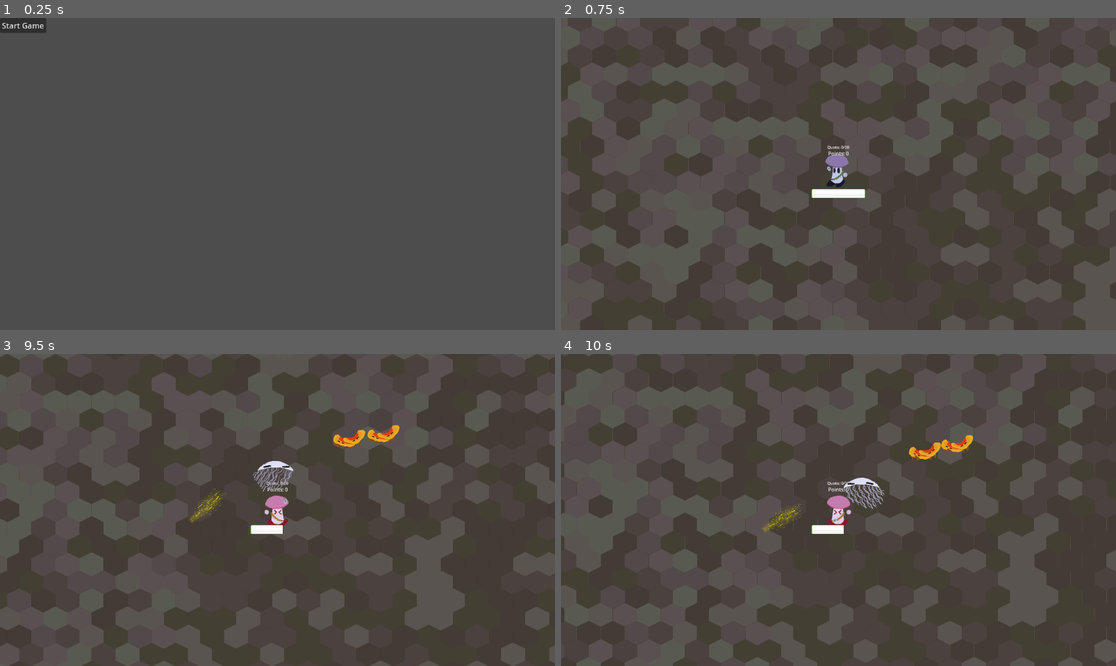
Above: before the commit, frames 1-4 (two rows, left to right).
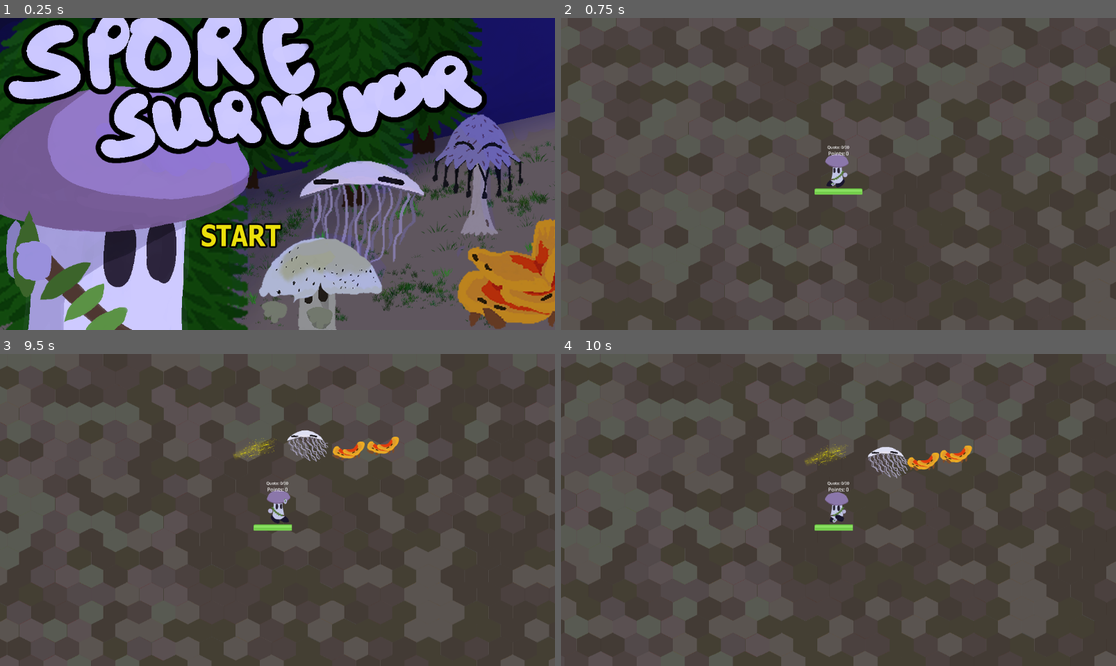
Above: after the commit, the same moments.

Repository: VideoJams/PixelGameJam2025
Game: Godot game, scene res://Scenes/title_screen.tscn
The game is run twice, just before and just after one commit, with the same random seed, the same clock (stepped at 60 frames per second) and the same inputs.
Inputs (mouse positions are in pixels of both pictures, inside the frame that each line leads up to; where the layout moved, square brackets give the same spot in the first picture):
- Up to frame 1 (0.25 s): no input
- Up to frame 2 (0.75 s): click (799, 236) [583, 24] at 0.5 s
- Up to frame 3 (9.5 s): tap Enter at 1.25 s; move the mouse to (399, 494) at 1.27 s; hold D (right) 1.28-2.03 s; click (399, 494) at 1.42 s; move the mouse to (166, 525) at 2.02 s; hold S (down) 2.03-2.78 s; move the mouse to (333, 441) at 2.77 s; hold D (right) 2.78-3.53 s; move the mouse to (249, 572) at 3.52 s; hold W (up) 3.53-4.28 s; click (249, 572) at 3.67 s; move the mouse to (444, 556) at 4.27 s; hold A (left) 4.28-5.78 s; move the mouse to (111, 463) at 5.02 s; move the mouse to (305, 510) at 5.77 s; hold S (down) 5.78-6.53 s; click (305, 510) at 5.92 s; move the mouse to (194, 432) at 6.52 s; hold D (right) 6.53-7.28 s; move the mouse to (399, 494) at 7.27 s; hold W (up) 7.28-8.03 s; move the mouse to (166, 525) at 8.02 s; hold D (right) 8.03-8.78 s; click (166, 525) at 8.17 s; move the mouse to (333, 441) at 8.77 s; hold S (down) from 8.78 s (still down)
- Up to frame 4 (10 s): move the mouse to (810, 572) at 9.52 s; release S (down) at 9.53 s; hold A (left) from 9.53 s (still down)

The runs differ from the first frame. In frame 1, 85% of the frame differs, in the area x 0-100%, y 0-100%; in frame 2, 0.3%; in frame 3, 20%; in frame 4, 20%.

Commit message:
Fix some game freeze things and change some UI things

Diff:
--- a/Scenes/enemy.tscn
+++ b/Scenes/enemy.tscn
@@ -1,7 +1,7 @@
 [gd_scene load_steps=3 format=3 uid="uid://er64geh448yl"]
 
 [ext_resource type="Script" uid="uid://dkayxehb8emr4" path="res://Scripts/enemy.gd" id="1_hghv2"]
-[ext_resource type="Texture2D" uid="uid://bmx8248co1xeu" path="res://Assets/UI/buttonGreen.png" id="2_1f0kj"]
+[ext_resource type="Texture2D" uid="uid://bm5iap5fcu4ka" path="res://Assets/UI/barHorizontal_red_mid 200.png" id="2_1f0kj"]
 
 [node name="Enemy" type="CharacterBody2D" groups=["enemy"]]
 z_as_relative = false
@@ -21,13 +21,12 @@
 layout_mode = 3
 anchors_preset = 0
 offset_right = 120.0
-offset_bottom = 20.0
+offset_bottom = 26.0
 
 [node name="HealthBar" type="TextureProgressBar" parent="Control"]
-visible = false
 layout_mode = 0
-offset_right = 40.0
-offset_bottom = 40.0
+offset_right = 200.0
+offset_bottom = 26.0
 texture_progress = ExtResource("2_1f0kj")
 
 [node name="AudioStreamPlayer2D" type="AudioStreamPlayer2D" parent="."]
--- a/Scenes/floater.tscn
+++ b/Scenes/floater.tscn
@@ -1,6 +1,6 @@
-[gd_scene load_steps=21 format=3 uid="uid://wt4yof7mqoyk"]
+[gd_scene load_steps=22 format=3 uid="uid://wt4yof7mqoyk"]
 
-[ext_resource type="PackedScene" uid="uid://er64geh448yl" path="res://scenes/enemy.tscn" id="1_7658v"]
+[ext_resource type="PackedScene" uid="uid://er64geh448yl" path="res://Scenes/enemy.tscn" id="1_7658v"]
 [ext_resource type="Script" uid="uid://dld2tlivxdduc" path="res://Scripts/floater.gd" id="2_qt4hv"]
 [ext_resource type="Texture2D" uid="uid://43r13oyv6jse" path="res://Assets/Enemies/Floater/FloatyDeath1.png" id="3_beytw"]
 [ext_resource type="Texture2D" uid="uid://cd8qydee2tj6k" path="res://Assets/Enemies/Floater/FloatyCharge1.png" id="3_kkf7u"]
@@ -17,19 +17,26 @@
 [ext_resource type="Texture2D" uid="uid://c011h68cgx552" path="res://Assets/Enemies/Floater/FloatyDamage.png" id="5_xqj1n"]
 [ext_resource type="Texture2D" uid="uid://pmm0l1sdgwu5" path="res://Assets/Enemies/Floater/FloatyDeath4.png" id="6_kkf7u"]
 [ext_resource type="Texture2D" uid="uid://cm6jw16opxu40" path="res://Assets/Enemies/Floater/FloatyDeath5.png" id="7_iohoh"]
-[ext_resource type="Texture2D" uid="uid://cd886kmx0guh4" path="res://Assets/UI/buttonRed.png" id="11_l8orq"]
+[ext_resource type="Texture2D" uid="uid://dytpfq6q5hh8i" path="res://Assets/Enemies/Floater/FloatyIdle2.png" id="10_e73bs"]
+[ext_resource type="Texture2D" uid="uid://bfl6sptnhmycl" path="res://Assets/Enemies/Floater/FloatyIdle1.png" id="11_4su3p"]
 
 [sub_resource type="SpriteFrames" id="SpriteFrames_p8xcf"]
 animations = [{
 "frames": [{
-"duration": 1.0,
+"duration": 2.0,
 "texture": ExtResource("3_kkf7u")
 }, {
 "duration": 1.0,
 "texture": ExtResource("4_iohoh")
 }, {
+"duration": 2.0,
+"texture": ExtResource("5_ase3r")
+}, {
 "duration": 1.0,
-"texture": ExtResource("5_ase3r")
+"texture": ExtResource("10_e73bs")
+}, {
+"duration": 1.0,
+"texture": ExtResource("11_4su3p")
 }],
 "loop": false,
 "name": &"attack",
@@ -97,15 +104,20 @@
 sprite_frames = SubResource("SpriteFrames_p8xcf")
 animation = &"attack"
 autoplay = "move"
+frame = 4
+frame_progress = 1.0
 
 [node name="CollisionShape2D" parent="." index="1"]
 shape = SubResource("CapsuleShape2D_5kk1j")
 
 [node name="Control" parent="." index="3"]
-offset_left = -56.0
-offset_top = 99.0
-offset_right = 64.0
-offset_bottom = 119.0
+offset_left = -60.0
+offset_top = 76.0
+offset_right = 60.0
+offset_bottom = 102.0
 
 [node name="HealthBar" parent="Control" index="0"]
-texture_progress = ExtResource("11_l8orq")
+offset_left = -40.0
+offset_top = -5.0
+offset_right = 160.0
+offset_bottom = 21.0
--- a/Scenes/mushie.tscn
+++ b/Scenes/mushie.tscn
@@ -15,12 +15,12 @@
 [ext_resource type="Texture2D" uid="uid://bp7cncro75kgs" path="res://Assets/Mushie/MushieDeath/MushieDeath6.png" id="7_olf0c"]
 [ext_resource type="Texture2D" uid="uid://dn8klppyes11n" path="res://Assets/Mushie/ShootinHandHold.png" id="8_80f1l"]
 [ext_resource type="Texture2D" uid="uid://0eurpayxsych" path="res://Assets/Mushie/MushieDeath/MushieDeath7.png" id="8_gu0dv"]
-[ext_resource type="Texture2D" uid="uid://bmx8248co1xeu" path="res://Assets/UI/buttonGreen.png" id="8_jwnhi"]
 [ext_resource type="Texture2D" uid="uid://c8qkawrrwuu6q" path="res://Assets/Mushie/ShootinHandHoldCharged.png" id="9_0jjte"]
 [ext_resource type="Texture2D" uid="uid://cpapxhuoqdhj3" path="res://Assets/Mushie/MushieDeath/MushieDeath8.png" id="9_pvs6e"]
 [ext_resource type="Texture2D" uid="uid://budfq1t64wm5b" path="res://Assets/Mushie/MushieDeath/MushieDeath9.png" id="10_4nj6a"]
 [ext_resource type="Texture2D" uid="uid://b8wdxc3g6h8lx" path="res://Assets/Mushie/ShootinHandRelease.png" id="10_xnwgv"]
 [ext_resource type="Texture2D" uid="uid://xdmqn1m4vbvn" path="res://Assets/Mushie/MushieDeath/MushieDeath10.png" id="11_hxjlx"]
+[ext_resource type="Texture2D" uid="uid://c8xeqhnuh7ake" path="res://Assets/UI/barHorizontal_green_mid 200.png" id="21_gu0dv"]
 [ext_resource type="Texture2D" uid="uid://545oaiveod7b" path="res://Assets/UI/UpgradeMenu.png" id="22_6krk0"]
 [ext_resource type="Texture2D" uid="uid://dfww3hbnw04oq" path="res://Assets/UI/UMButtonHover.png" id="23_olf0c"]
 [ext_resource type="Texture2D" uid="uid://btbq4m63kf4pu" path="res://Assets/UI/UMButton.png" id="23_onr0l"]
@@ -169,11 +169,12 @@
 
 [node name="HealthBar" type="TextureProgressBar" parent="Control"]
 layout_mode = 0
-offset_left = -111.0
-offset_top = 62.0
-offset_right = 111.0
-offset_bottom = 101.0
-texture_progress = ExtResource("8_jwnhi")
+offset_left = -100.0
+offset_top = 61.0
+offset_right = 100.0
+offset_bottom = 87.0
+value = 100.0
+texture_progress = ExtResource("21_gu0dv")
 
 [node name="Points" type="Label" parent="Control"]
 layout_mode = 0
--- a/Scenes/title_screen.tscn
+++ b/Scenes/title_screen.tscn
@@ -1,6 +1,8 @@
-[gd_scene load_steps=2 format=3 uid="uid://bd60jvdvy02ik"]
+[gd_scene load_steps=4 format=3 uid="uid://bd60jvdvy02ik"]
 
+[ext_resource type="Texture2D" uid="uid://cctsbi1c40mms" path="res://Assets/UI/SporeSurvivorTitle3.png" id="1_4gxqj"]
 [ext_resource type="Script" uid="uid://rl1amq57h872" path="res://Scripts/start_game.gd" id="1_klylv"]
+[ext_resource type="Texture2D" uid="uid://r2a3v8k22s4x" path="res://Assets/UI/StartButton.png" id="2_twnyg"]
 
 [node name="TitleScreen" type="Control"]
 layout_mode = 3
@@ -14,12 +16,15 @@
 layout_mode = 0
 offset_right = 40.0
 offset_bottom = 40.0
+texture = ExtResource("1_4gxqj")
 
-[node name="StartGame" type="Button" parent="."]
+[node name="StartGame" type="TextureButton" parent="."]
 layout_mode = 0
-offset_right = 8.0
-offset_bottom = 8.0
-text = "Start Game"
+offset_left = 410.0
+offset_top = 423.0
+offset_right = 587.0
+offset_bottom = 481.0
+texture_normal = ExtResource("2_twnyg")
 script = ExtResource("1_klylv")
 
 [connection signal="pressed" from="StartGame" to="StartGame" method="_on_pressed"]
--- a/Scripts/enemy.gd
+++ b/Scripts/enemy.gd
@@ -4,7 +4,6 @@
 @export var move_speed: float
 @export var attack_damage: float
 @export var growth_on_death: int
-@export var has_ranged_attack: bool
 @export var attack_range: float
 @export var attack_cooldown: float
 @export var attack_releases_on_frame: int
--- a/Scripts/start_game.gd
+++ b/Scripts/start_game.gd
@@ -1,4 +1,4 @@
-extends Button
+extends TextureButton
 
 func _on_pressed() -> void:
 	get_tree().change_scene_to_file("res://Scenes/world.tscn")
--- a/Scripts/world.gd
+++ b/Scripts/world.gd
@@ -5,12 +5,12 @@
 var mushie
 
 const Mushie = preload("res://Scenes/mushie.tscn")
-const Shooter = preload("res://scenes/shooter.tscn")
-const Floater = preload("res://scenes/floater.tscn")
-const ClumperBig = preload("res://scenes/clumper_big.tscn")
-const ClumperMedium = preload("res://scenes/clumper_medium.tscn")
-const ClumperSmall = preload("res://scenes/clumper_small.tscn")
-const TreeObstacle = preload("res://scenes/tree.tscn")
+const Shooter = preload("res://Scenes/shooter.tscn")
+const Floater = preload("res://Scenes/floater.tscn")
+const ClumperBig = preload("res://Scenes/clumper_big.tscn")
+const ClumperMedium = preload("res://Scenes/clumper_medium.tscn")
+const ClumperSmall = preload("res://Scenes/clumper_small.tscn")
+const TreeObstacle = preload("res://Scenes/tree.tscn")
 
 const MAP_MIN = -40
 const MAP_MAX = 40
@@ -46,12 +46,16 @@
 	for child in get_children():
 		if child.is_in_group("enemy") or child.is_in_group("projectile") or child.is_in_group("trees"):
 			child.set_physics_process(false)
+			if child.has_node("AnimatedSprite2D"): #pause attack animations so they don't fire during freeze
+				child.get_node("AnimatedSprite2D").pause()
 
 func unfreeze_enemies():
 	$EnemySpawnTimer.paused = false
 	for child in get_children():
 		if child.is_in_group("enemy") or child.is_in_group("projectile") or child.is_in_group("trees"):
 			child.set_physics_process(true)
+			if child.has_node("AnimatedSprite2D"):
+				child.get_node("AnimatedSprite2D").play()
 
 const EVEN_Q_DIRECTIONS = [
 	Vector2i(+1, 0),  # E
@@ -161,10 +165,11 @@
 	else:
 		new_enemy = Floater.instantiate()
 	new_enemy.player = mushie
-	add_child(new_enemy)
 
 	if is_clumper:
 		new_enemy.enemy_dead.connect(clumper_split)
+		if $EnemySpawnTimer.paused: #Don't let clumpers act if game is paused
+			new_enemy.set_physics_process(false)
 	else:
 		new_enemy.enemy_dead.connect(enemy_death_growth)
 
@@ -174,8 +179,9 @@
 	var spawn_radius = 1200
 	var x = player_position.x + spawn_radius * cos(angle)
 	var y = player_position.y + spawn_radius * sin(angle)
-
 	new_enemy.global_position = Vector2(x,y)
+
+	add_child(new_enemy)
 
 func _on_enemy_spawn_timer_timeout() -> void:
 	new_enemy()
--- a/scenes/shooter.tscn
+++ b/scenes/shooter.tscn
@@ -1,6 +1,6 @@
 [gd_scene load_steps=29 format=3 uid="uid://d1s3njvakry6p"]
 
-[ext_resource type="PackedScene" uid="uid://er64geh448yl" path="res://scenes/enemy.tscn" id="1_mger4"]
+[ext_resource type="PackedScene" uid="uid://er64geh448yl" path="res://Scenes/enemy.tscn" id="1_mger4"]
 [ext_resource type="Script" uid="uid://b2yrq0sx47h8g" path="res://Scripts/shooter.gd" id="2_ok5ye"]
 [ext_resource type="AudioStream" uid="uid://wryc23mol1xt" path="res://Assets/Sounds/enemy_hit.ogg" id="3_65dik"]
 [ext_resource type="Texture2D" uid="uid://c5aygi4lahn2n" path="res://Assets/Enemies/Shooter/ShooterIdle1.png" id="3_ld1l8"]
@@ -129,7 +129,6 @@
 hit_points = 50.0
 attack_damage = 10.0
 growth_on_death = 3
-has_ranged_attack = true
 attack_range = 1000.0
 attack_cooldown = 3.0
 attack_releases_on_frame = 2
@@ -151,4 +150,8 @@
 offset_left = -44.0
 offset_top = 99.0
 offset_right = 76.0
-offset_bottom = 119.0
+offset_bottom = 125.0
+
+[node name="HealthBar" parent="Control" index="0"]
+offset_left = -37.0
+offset_right = 163.0
Binary file added: Assets/UI/SporeSurvivorTitle3.png
Not shown, added: Assets/UI/SporeSurvivorTitle3.png.import
Binary file added: Assets/UI/StartButton.png
Not shown, added: Assets/UI/StartButton.png.import
Binary file added: Assets/UI/barHorizontal_green_mid 200.png
Not shown, added: Assets/UI/barHorizontal_green_mid 200.png.import
Binary file added: Assets/UI/barHorizontal_red_mid 200.png
Not shown, added: Assets/UI/barHorizontal_red_mid 200.png.import
Binary file added: Assets/UI/squareGreen.png
Not shown, added: Assets/UI/squareGreen.png.import
Binary file added: Assets/UI/squareRed.png
Not shown, added: Assets/UI/squareRed.png.import
